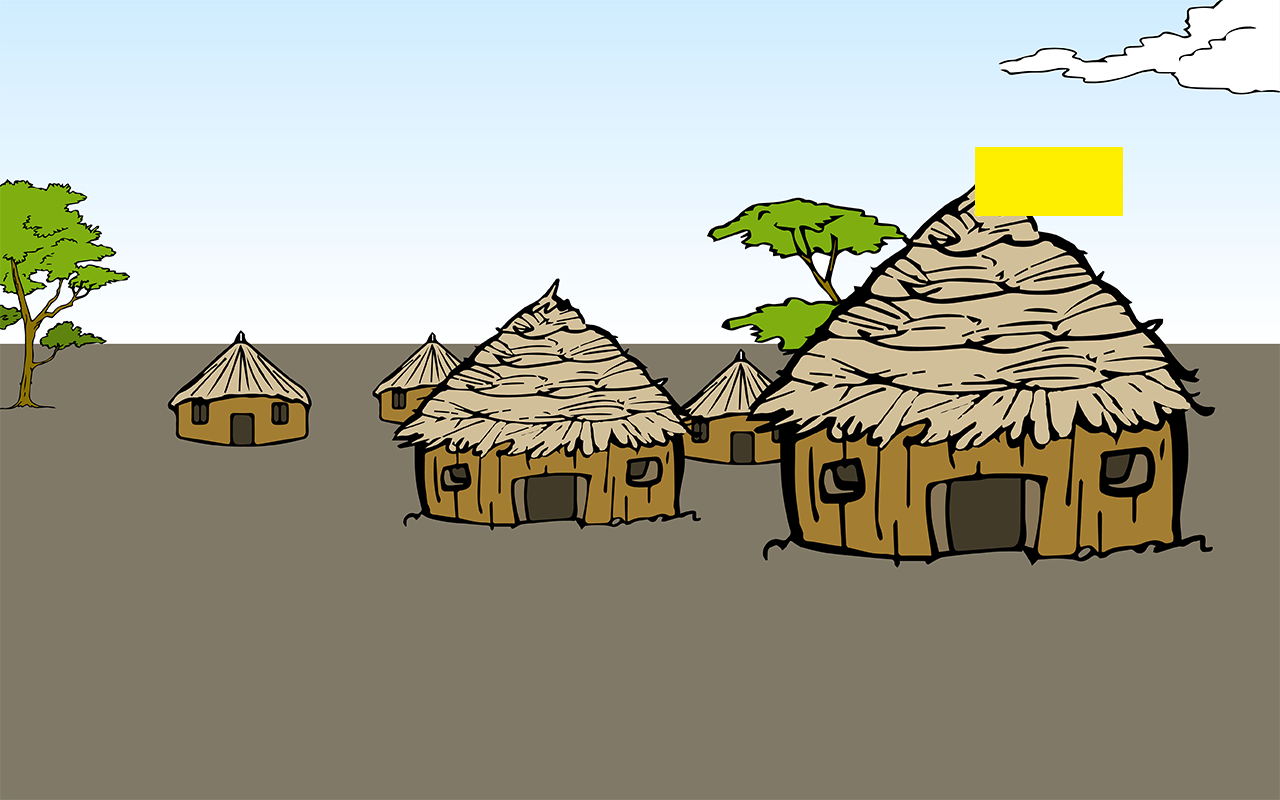
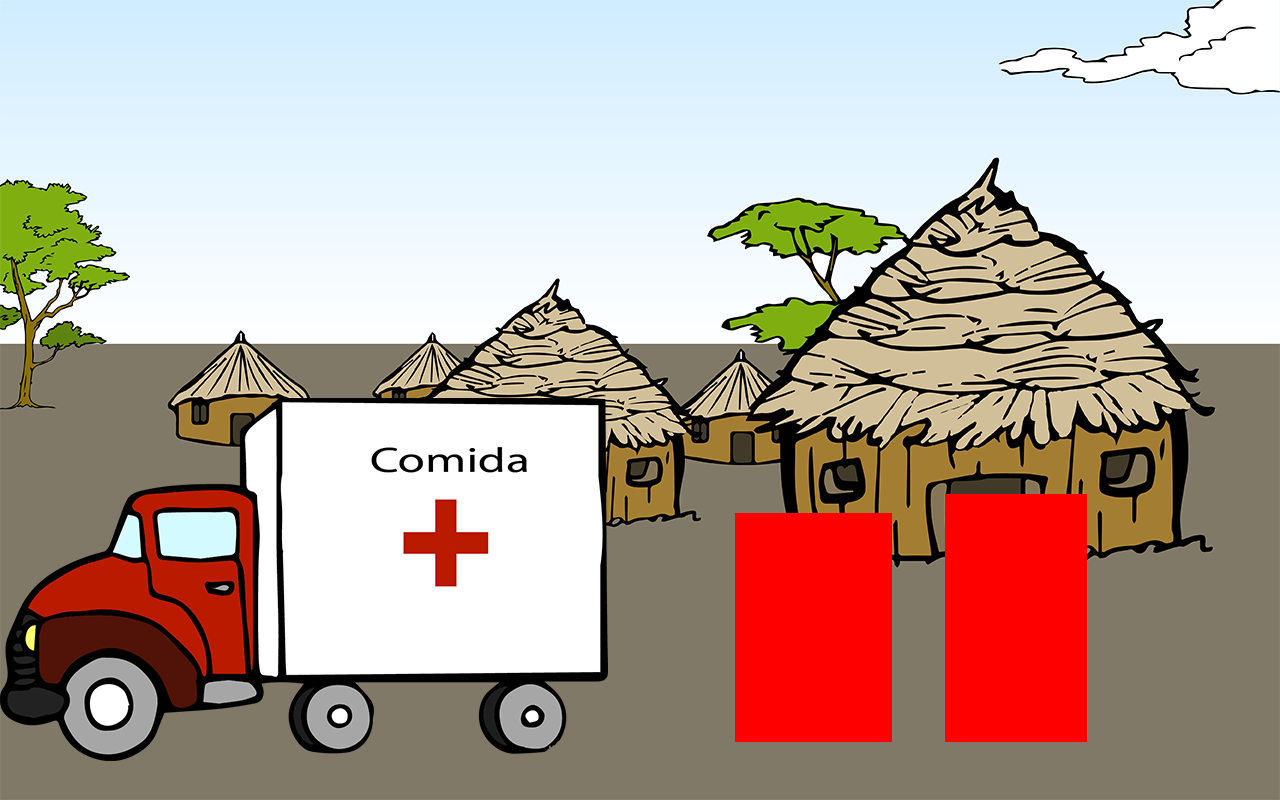
Revision of a layered 1280x800 image; what changed, layer by layer:
removed layer "kwkrecty" over [975, 147, 1123, 216]
added layer "kwktruckf" above "kwkafr" over [0, 398, 608, 761]
added layer "kwkafr" above "kwkexp" over [735, 513, 892, 742]
added layer "kwkexp" above "kwkFondoAfrica" over [945, 494, 1087, 742]
